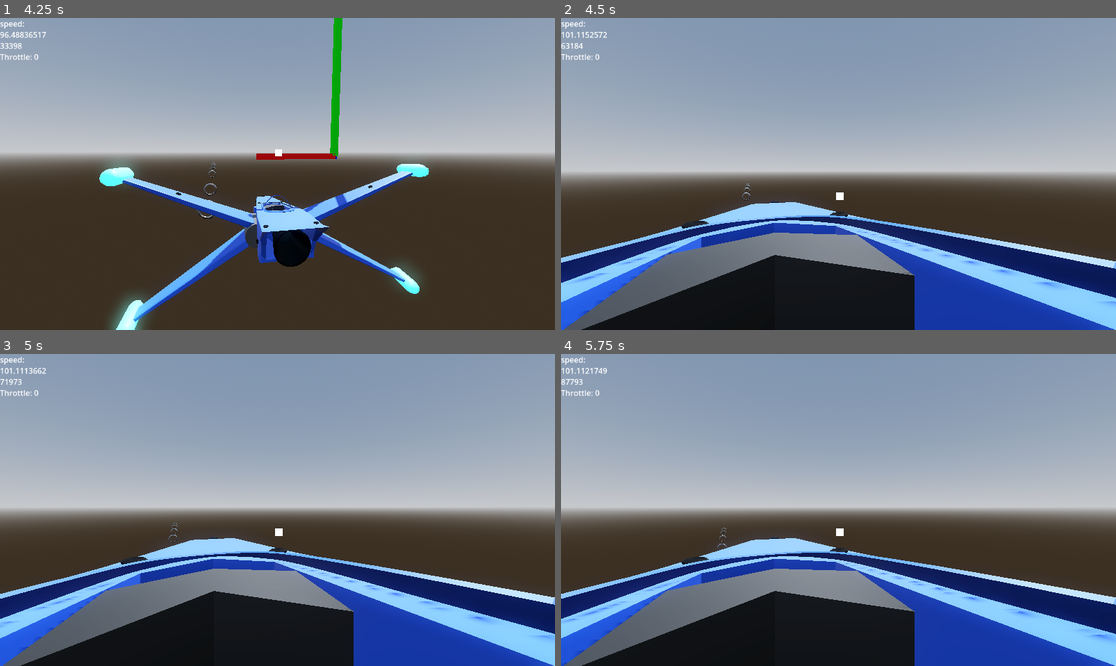
Above: before the commit, frames 1-4 (two rows, left to right).
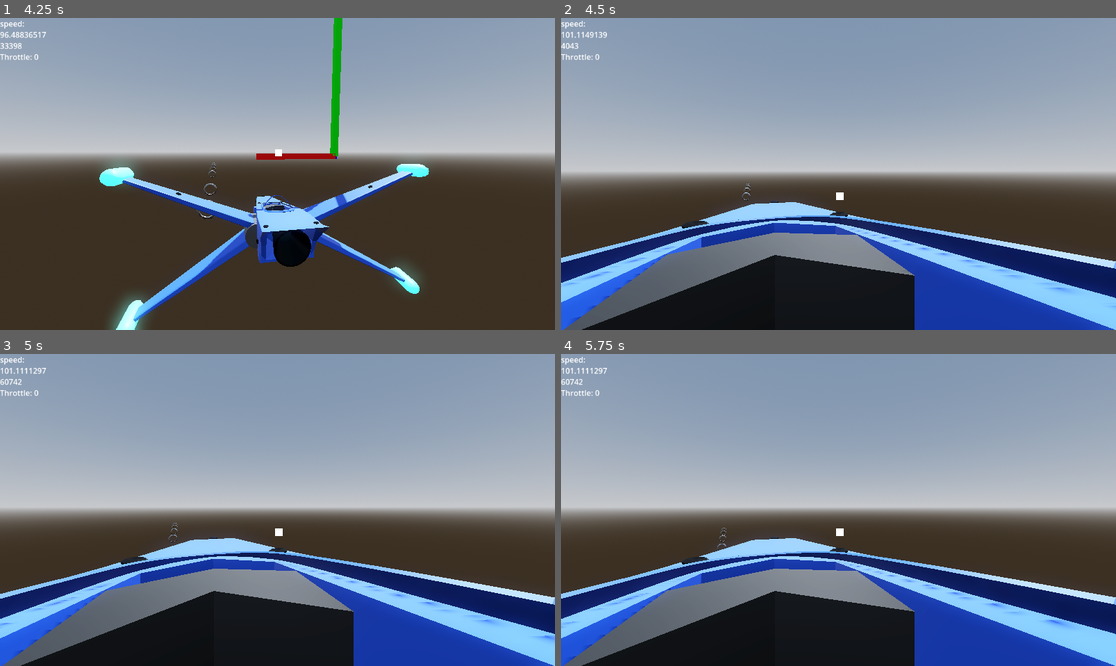
Above: after the commit, the same moments.

Repository: ZoeTheFox/oddity
Game: Godot game, scene res://Scenes/Main Scene/Main.tscn
The game is run twice, just before and just after one commit, with the same random seed, the same clock (stepped at 60 frames per second) and the same inputs.
Inputs (mouse positions are in pixels of both pictures, inside the frame that each line leads up to):
- Up to frame 1 (4.25 s): tap Enter at 0.5 s; move the mouse to (271, 180) at 0.52 s; hold Alt (camera-look-around) 0.53-1.28 s; hold Space (move-up) 0.53-2.78 s; move the mouse to (316, 177) at 1.27 s; tap K (camera-switch-view) at 1.35, 2.85 s; move the mouse to (233, 170) at 2.02 s; hold Alt (camera-look-around) 2.03-2.78 s; move the mouse to (283, 174) at 2.77 s; hold A (move-left) 2.78-3.53 s; move the mouse to (255, 167) at 3.52 s; hold Space (move-up) from 3.53 s (still down); hold Alt (camera-look-around) from 3.53 s (still down)
- Up to frame 2 (4.5 s): keep holding Space (move-up); move the mouse to (866, 174) at 4.27 s; release Alt (camera-look-around) at 4.28 s; tap K (camera-switch-view) at 4.35 s
- Up to frame 3 (5 s): keep holding Space (move-up)
- Up to frame 4 (5.75 s): keep holding Space (move-up); move the mouse to (810, 510) at 5.02 s; hold Alt (camera-look-around) from 5.03 s (still down)

Frame 1 is identical in both runs. In frame 2, 0.3% of the frame differs, in the area x 0-100%, y 4-100%; in frame 3, 0.2%; in frame 4, 0.5%, in the area x 0-100%, y 4-99%.

Commit message:
testing out camera shake

Diff:
--- /dev/null
+++ b/Oddity/Scenes/Spaceship/Scripts/CameraScripts/CameraShake.gd
@@ -0,0 +1,17 @@
+extends Camera3D
+
+var acceleration : Vector3
+
+# Called when the node enters the scene tree for the first time.
+func _ready():
+	pass # Replace with function body.
+
+
+# Called every frame. 'delta' is the elapsed time since the previous frame.
+func _process(delta):
+	pass
+
+
+
+func _on_fighter_gen_7_accelleration_signal(accelaration):
+	self.acceleration = accelaration
--- a/Oddity/Scenes/Spaceship/Scripts/FlightControl/SimpleFlightControlSystem.gd
+++ b/Oddity/Scenes/Spaceship/Scripts/FlightControl/SimpleFlightControlSystem.gd
@@ -4,6 +4,7 @@
 var torque_multiplier : float
 
 signal speed_signal(speed)
+signal accelleration_signal(accelaration : Vector3)
 
 @export
 var max_thrust_main : float
@@ -52,6 +53,9 @@
 
 var velocity : Vector3
 var local_angular_velocity : Vector3
+
+var velocity_last_frame : Vector3
+var acceleration : Vector3
 
 var user_throttle : float
 var user_pitch : float
@@ -82,8 +86,10 @@
 func _process(delta):
 	calc_local_velocity()
 	calc_local_angular_velocity()
+	calc_accelleration()
 
 	speed_signal.emit(velocity.length())
+	accelleration_signal.emit(acceleration)
 
 	if (thrust_left == false and thrust_right == false and flight_assist):
 		var throttle = calc_throttle(velocity.x)
@@ -186,6 +192,11 @@
 
 	return (100.0 / 2) * abs(velocity)
 
+func calc_accelleration():
+	acceleration = (velocity - velocity_last_frame) / get_process_delta_time();
+
+	velocity_last_frame = velocity
+
 func calc_local_velocity():
 
 	## https://ask.godotengine.org/123178/how-do-i-get-local-linear-velocity ##
@@ -204,7 +215,7 @@
 func _on_user_control_thrust_forwards(throttle):
 	if (throttle_based_on_max_speed):
 		if (-velocity.z < calc_speed_at_percentage(throttle, max_total_velocity)):
-			fire_thrusters_forwards(100)
+			fire_thrusters_forwards(calc_throttle(calc_speed_at_percentage(throttle, max_total_velocity) - abs(velocity.z)))
 	else:
 		if (-velocity.z <= max_total_velocity):
 			fire_thrusters_forwards(throttle)
@@ -212,7 +223,7 @@
 func _on_user_control_thrust_backwards(throttle):
 	if (throttle_based_on_max_speed):
 		if (velocity.z < calc_speed_at_percentage(abs(throttle), max_total_velocity)):
-			fire_thrusters_retro(-100)
+			fire_thrusters_retro(-calc_throttle(calc_speed_at_percentage(abs(throttle), max_total_velocity) - abs(velocity.z)))
 	else:
 		if (velocity.z <= max_total_velocity):
 			fire_thrusters_retro(throttle)
--- a/Oddity/Scenes/Spaceship/fighter_gen_7.tscn
+++ b/Oddity/Scenes/Spaceship/fighter_gen_7.tscn
@@ -7,6 +7,7 @@
 [ext_resource type="Script" path="res://Scenes/Spaceship/Scripts/CameraScripts/CameraController.gd" id="3_wocjs"]
 [ext_resource type="ArrayMesh" uid="uid://dh5qg0701ykbr" path="res://Assets/Spaceships/FighterGen7/fighterGen7-CollisionMesh.obj" id="4_u2t7m"]
 [ext_resource type="PackedScene" uid="uid://sbarbbx73psc" path="res://Scenes/Spaceship/UI/PitchYaw/crossahair_ui_3_rd_person.tscn" id="6_bmp3h"]
+[ext_resource type="Script" path="res://Scenes/Spaceship/Scripts/CameraScripts/CameraShake.gd" id="7_1k7xb"]
 [ext_resource type="PackedScene" uid="uid://d0j0koj552phk" path="res://Scenes/Spaceship/VelocityArrow/Velocity_Arrows.tscn" id="7_8us3n"]
 [ext_resource type="PackedScene" uid="uid://cr7t8smpohmy4" path="res://Scenes/Spaceship/UI/PitchYaw/crosshair_ui_1_st_person.tscn" id="7_c6fve"]
 [ext_resource type="PackedScene" uid="uid://bfe8v0o7ohgvi" path="res://Scenes/Spaceship/UI/ThrustSpeedText/UI.tscn" id="8_nilws"]
@@ -93,6 +94,7 @@
 [node name="PitchPivot" type="Node3D" parent="Ship/Cameras/FirstPersonCamera/TwistPivot"]
 
 [node name="Camera3D" type="Camera3D" parent="Ship/Cameras/FirstPersonCamera/TwistPivot/PitchPivot"]
+script = ExtResource("7_1k7xb")
 
 [node name="crosshairUI1stPerson" parent="Ship/Cameras/FirstPersonCamera/TwistPivot/PitchPivot/Camera3D" instance=ExtResource("7_c6fve")]
 
@@ -127,6 +129,7 @@
 
 [node name="UI" parent="." instance=ExtResource("8_nilws")]
 
+[connection signal="accelleration_signal" from="." to="Ship/Cameras/FirstPersonCamera/TwistPivot/PitchPivot/Camera3D" method="_on_fighter_gen_7_accelleration_signal"]
 [connection signal="speed_signal" from="." to="UI" method="_on_fighter_gen_7_speed_signal"]
 [connection signal="no_pitch" from="UserControl" to="." method="_on_user_control_no_pitch"]
 [connection signal="no_roll" from="UserControl" to="." method="_on_user_control_no_roll"]
Not shown: 1 places in Oddity/Scenes/Spaceship/fighter_gen_7.tscn that only renumber resources
